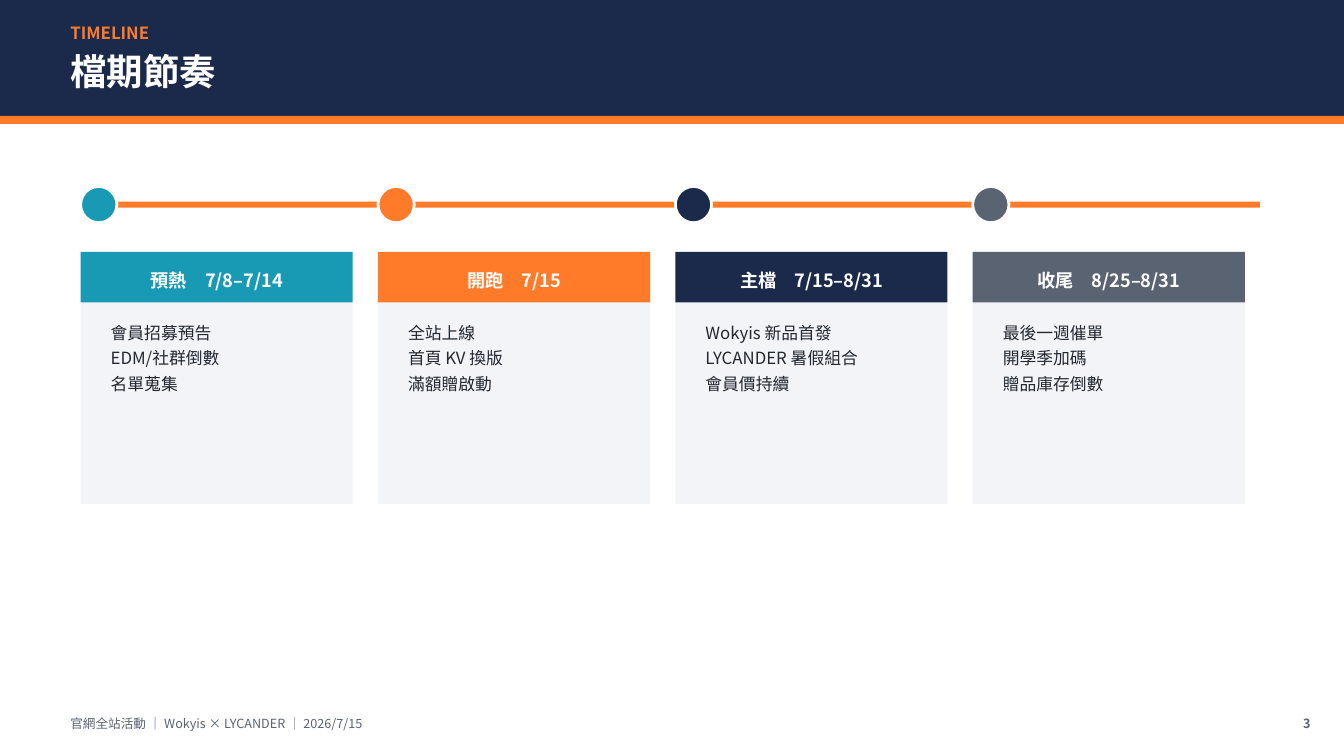
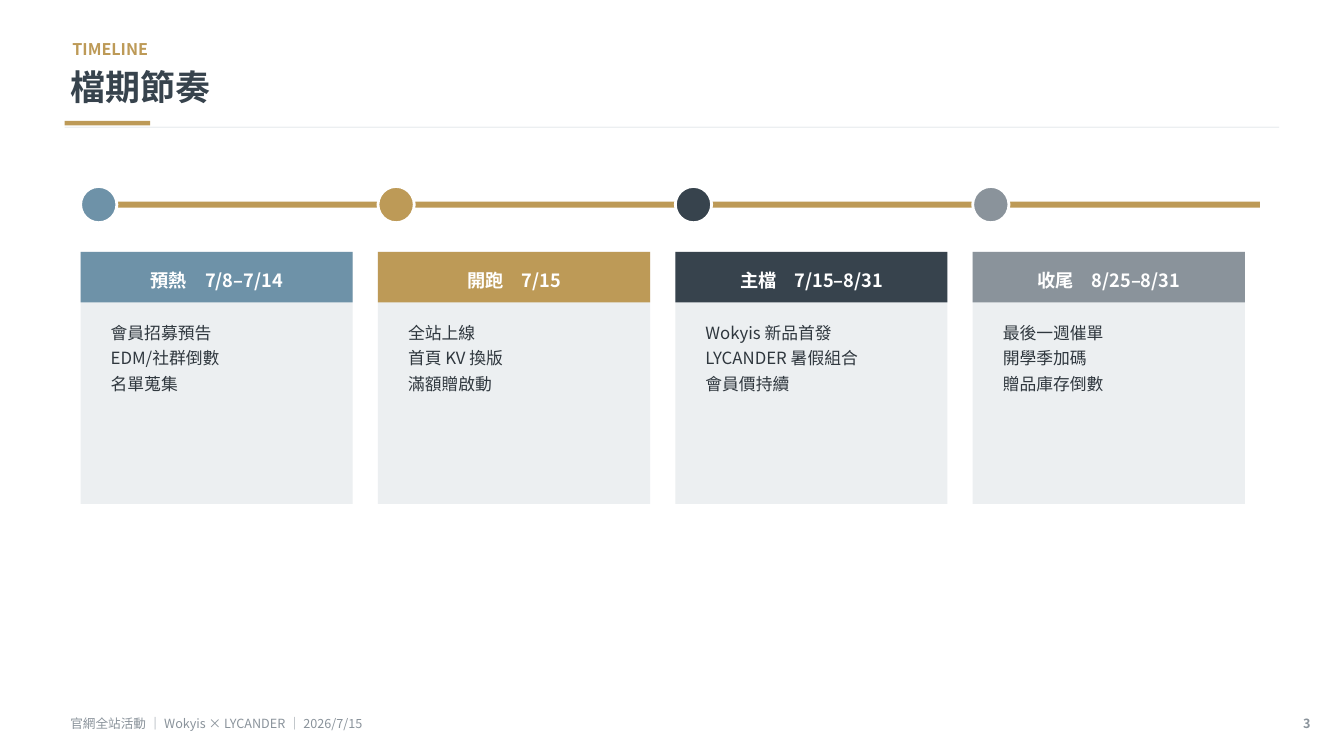
Before and after one commit to Lycander168/FrankAie-hub, a slide deck: slide 3 of projects/website-campaign-2026-0715/campaign-deck.pptx. Drawn at 1344x756 pixels with LibreOffice and Linux fonts; fonts in the diff are those of the drawing. Boxes give left, top, right and bottom in pixels: in the first picture for what was removed or moved away, otherwise in the second. Text is boxed around its words. In the diff, an @@ line names an element or a change of style, - is before the commit and + after.

```diff
--- a/projects/website-campaign-2026-0715/campaign-deck.pptx
+++ b/projects/website-campaign-2026-0715/campaign-deck.pptx
@@ rectangle removed at box(0, 0, 1344, 116) @@
@@ text "TIMELINE": place and size @@
-text "TIMELINE" at box(70, 26, 149, 39)
+text "TIMELINE" at box(72, 43, 148, 55)
@@ text "TIMELINE" at box(72, 43, 148, 55): size 12 to 11.5 pt, text colour #FF7A29 to #BD9A57 @@
@@ text "檔期節奏": place and size @@
-text "檔期節奏" at box(70, 54, 216, 89)
+text "檔期節奏" at box(70, 70, 210, 103)
@@ text "檔期節奏" at box(70, 70, 210, 103): size 26 to 25 pt, text colour #FFFFFF to #37434D @@
@@ rectangle: place and size @@
-rectangle at box(0, 116, 1344, 124)
+rectangle at box(65, 126, 1279, 127)
@@ rectangle at box(65, 126, 1279, 127): fill #FF7A29 to #ECEFF1 @@
@@ rectangle added at box(65, 121, 150, 125), fill #BD9A57 @@
@@ ellipse at box(81, 187, 117, 223): fill #189AB4 to #6E92A8 @@
@@ fill #FF7A29 to #BD9A57 in 3 elements at box(378, 187, 414, 223), box(378, 252, 650, 302), box(81, 202, 1260, 208) @@
@@ ellipse at box(676, 187, 712, 223): fill #1B2A4A to #37434D @@
@@ ellipse at box(973, 187, 1009, 223): fill #5A6372 to #8A939B @@
@@ rectangle at box(81, 252, 353, 302): fill #189AB4 to #6E92A8 @@
@@ rectangle at box(676, 252, 948, 302): fill #1B2A4A to #37434D @@
@@ fill #F2F4F8 to #ECEFF1 in 4 elements at box(81, 252, 353, 504), box(378, 252, 650, 504), box(676, 252, 948, 504), box(973, 252, 1245, 504) @@
@@ rectangle at box(973, 252, 1245, 302): fill #5A6372 to #8A939B @@
@@ text colour #222730 to #2F373E in 4 elements at box(111, 325, 220, 392), box(408, 325, 503, 392), box(705, 325, 858, 392), box(1003, 325, 1104, 392) @@
@@ text "官網全站活動 ｜ Wokyis × LYCANDER ..." at box(70, 717, 362, 731): text colour #5A6372 to #8A939B @@
@@ text "3" at box(1303, 718, 1310, 728): text colour #5A6372 to #8A939B @@
```
Also in this commit, not shown: 19 other slides changed, 1 other file.
